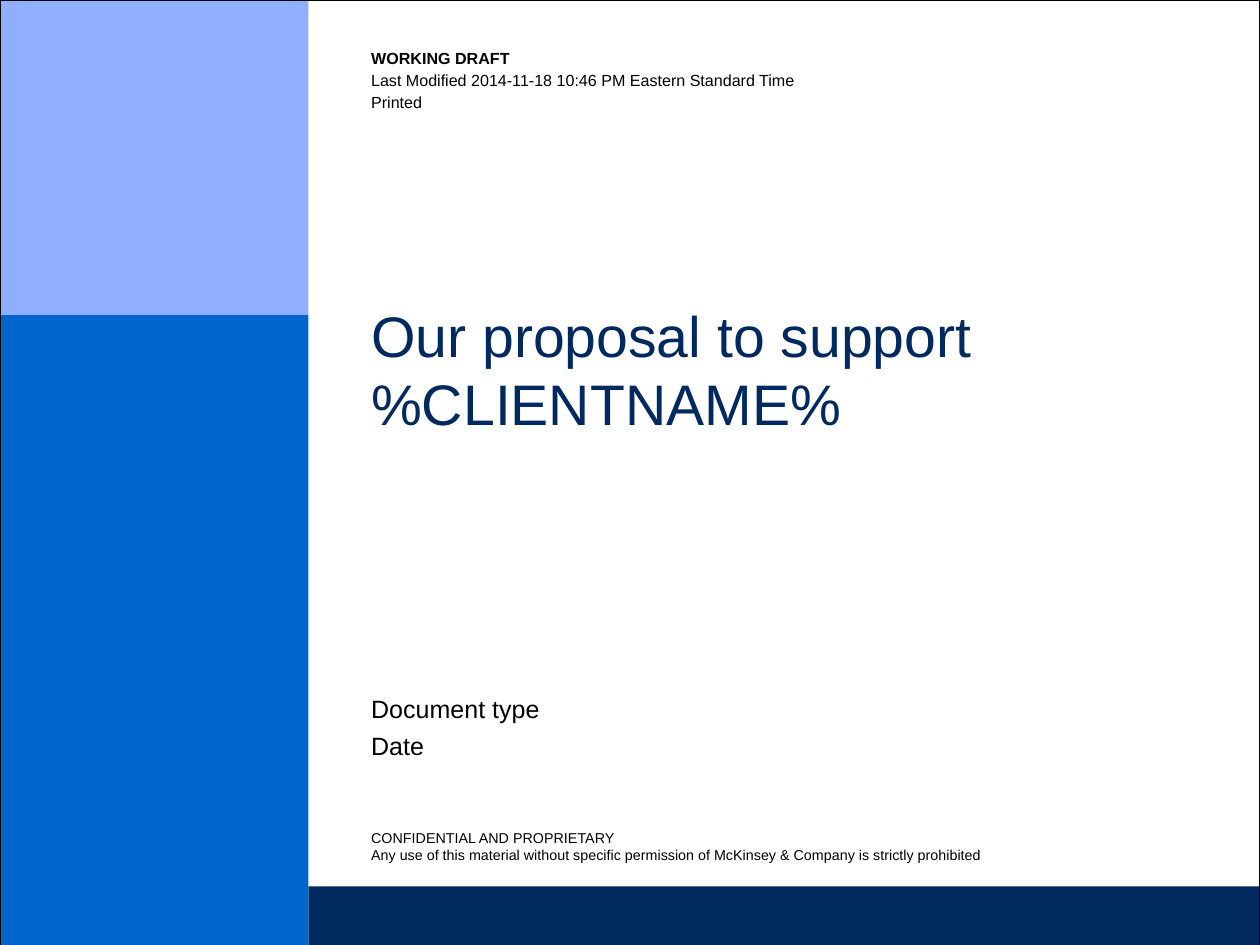
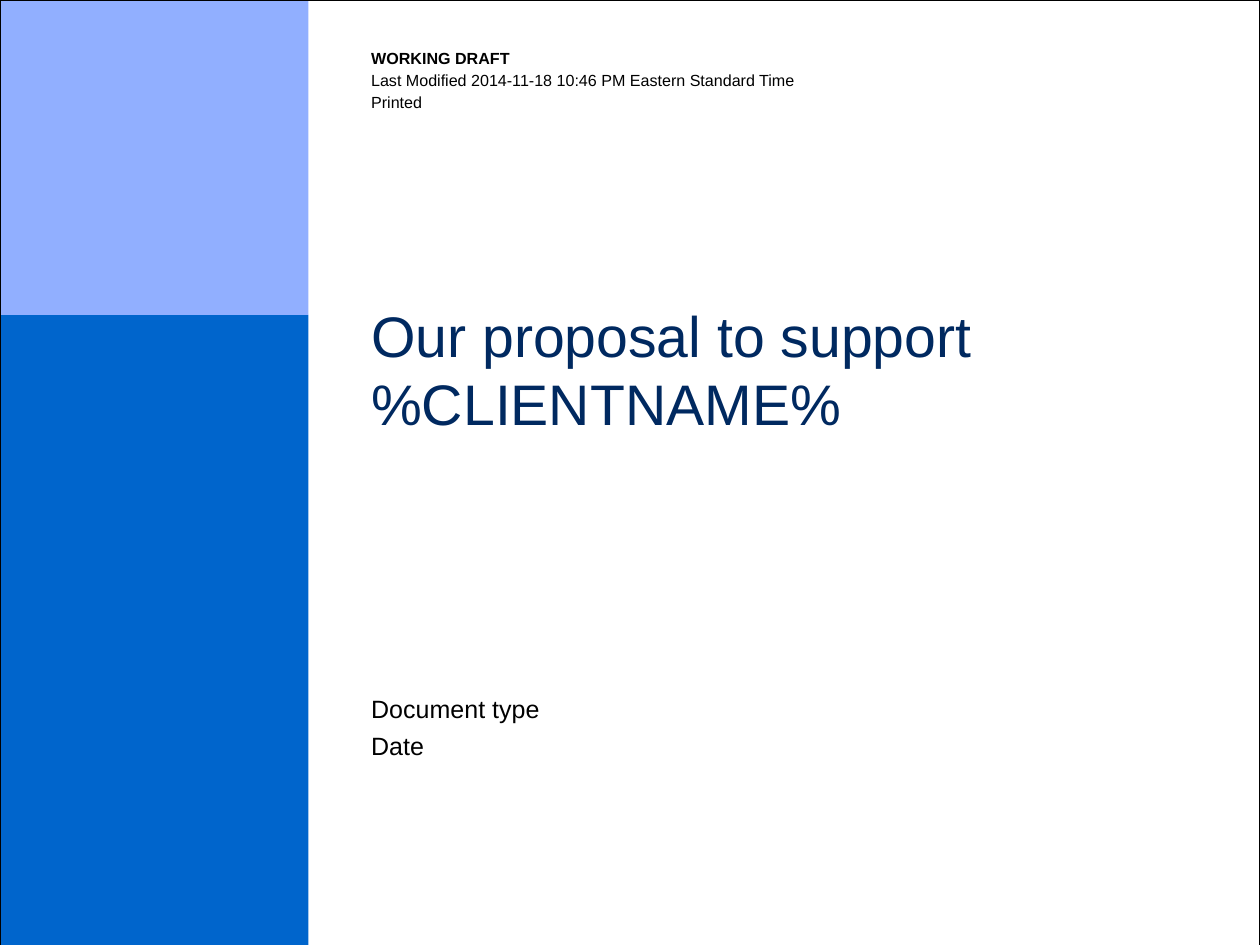
Before and after one commit to sanjusoftware/asposeslides, a slide deck: slide 1 of spec/data/dest_template.pptx. Drawn at 1260x945 pixels with LibreOffice and Linux fonts; fonts in the diff are those of the drawing; background and template pictures are left out. Boxes give left, top, right and bottom in pixels: in the first picture for what was removed or moved away, otherwise in the second. Text is boxed around its words. In the diff, an @@ line names an element or a change of style, - is before the commit and + after.

Commit message:
modified the ppt

```diff
--- a/spec/data/dest_template.pptx
+++ b/spec/data/dest_template.pptx
@@ text removed at (371, 833, 981, 863) @@
-CONFIDENTIAL AND PROPRIETARY
-Any use of this material without specific permission of McKinsey & Company is strictly prohibited
@@ rectangle removed at (309, 887, 1260, 945) @@
```
Also in this commit, not shown: 4 other slides changed.
